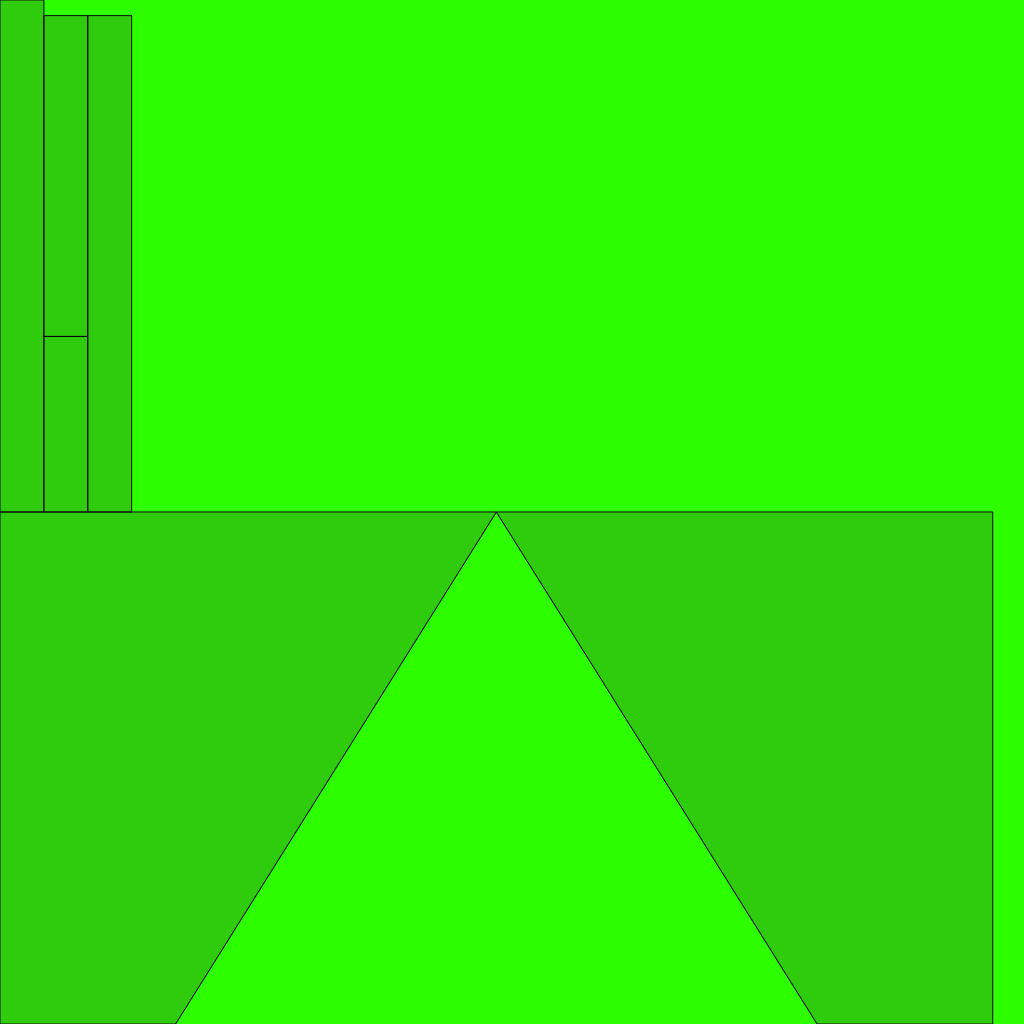
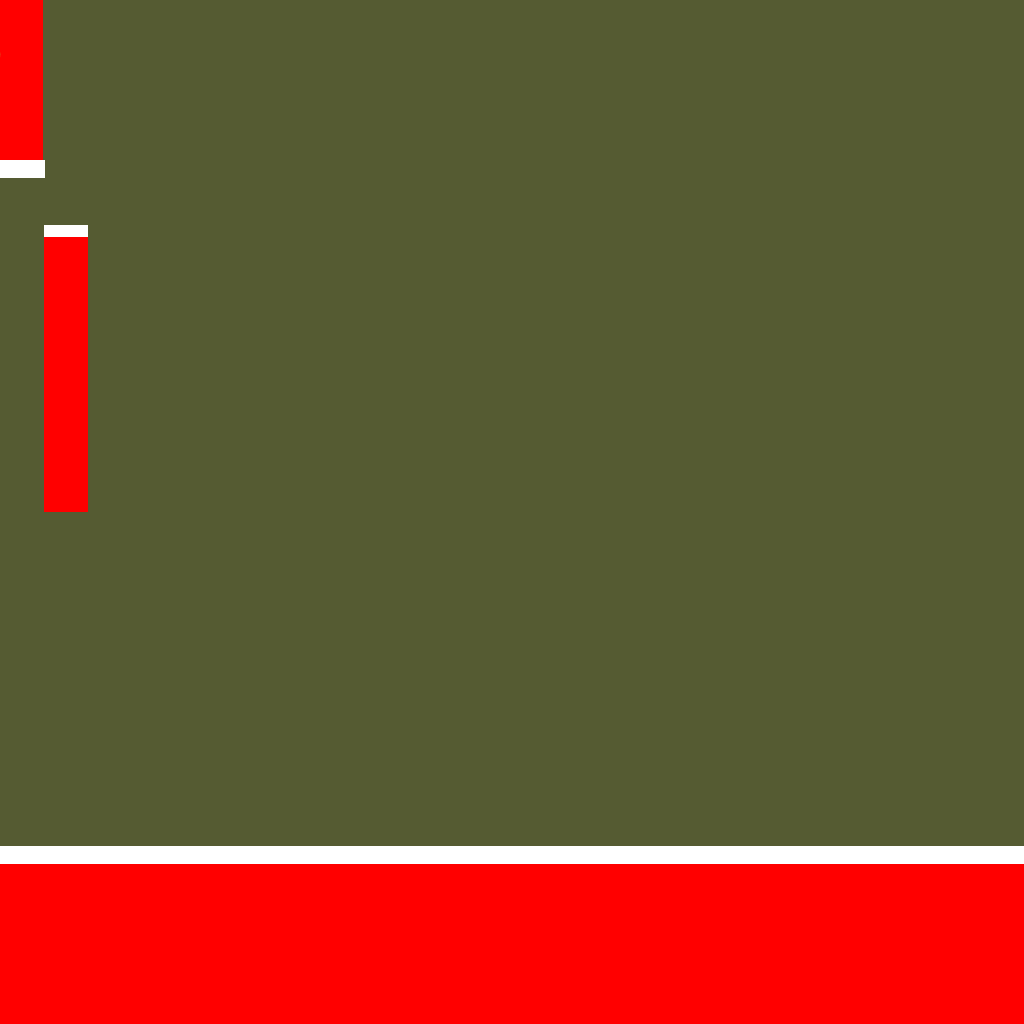
Comparing the layer stacks of the two 1024x1024 images. Changes:
hid "ICBM_Fin_UV_active.png" over [0, 0, 994, 1024]
painted on "Layer" over [0, 0, 1024, 1024]
